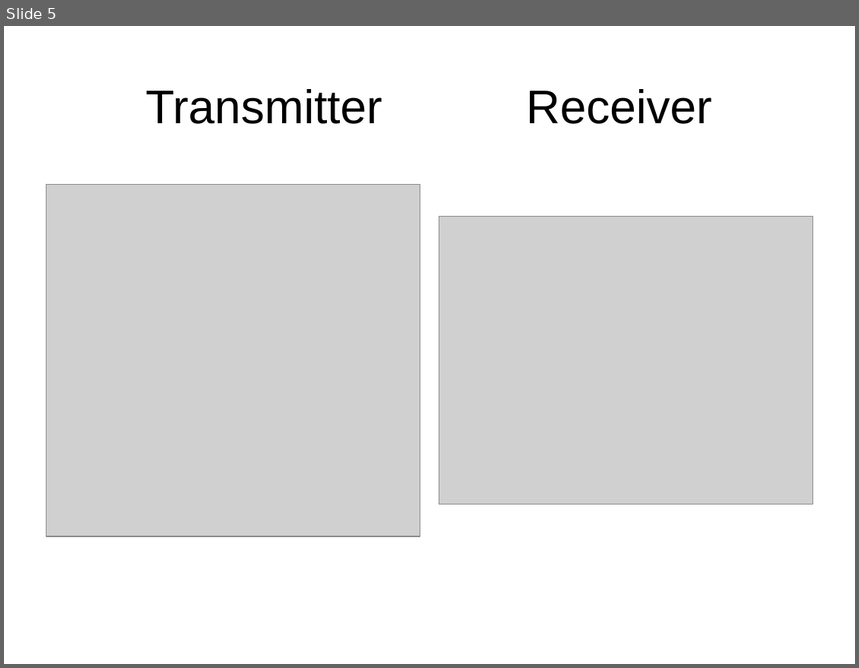
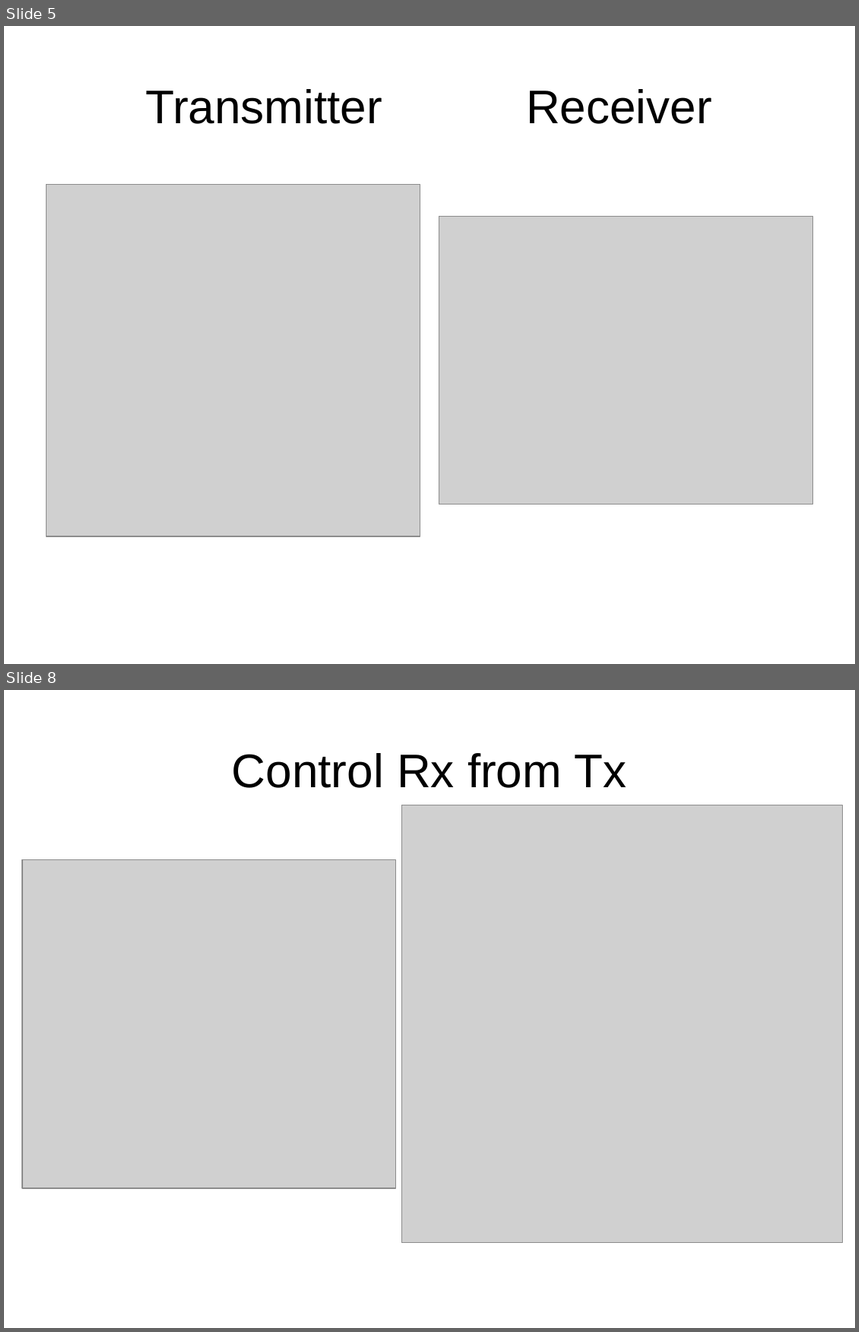
Before and after one commit to dhayanithivijayan/LearnIt, a slide deck: Arduino/DayFour.odp. Shown one above the other, each under a label of ours: slide 5 before the commit, slides 5 and 8 after it; the slides between them are not shown. The pictures are 859x668 and 859x1332 pixels, drawn with LibreOffice and Linux fonts; fonts in the diff are those of the drawing; grey boxes stand for pictures. Boxes give left, top, right and bottom in pixels: in the first picture for what was removed or moved away, otherwise in the second. Text is boxed around its words. In the diff, an @@ line names an element or a change of style, - is before the commit and + after.

```diff
--- a/Arduino/DayFour.odp
+++ b/Arduino/DayFour.odp
@@ slide 8 added at [4,690,855,1328], background #FFFFFF @@
@@ title added at [232,753,626,788], 44 pt, text #000000 @@
+Control Rx from Tx
@@ picture added at [401,806,844,1244] @@
@@ picture added at [22,860,395,1189] @@
```
Also in this commit, not shown: 1 slide changed, 2 other slides added, 6 other files.
